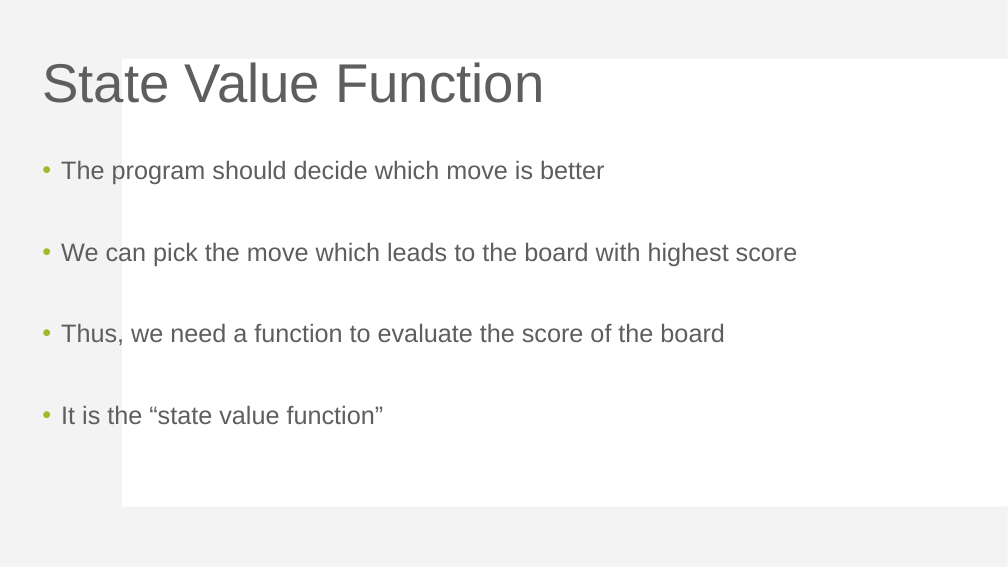
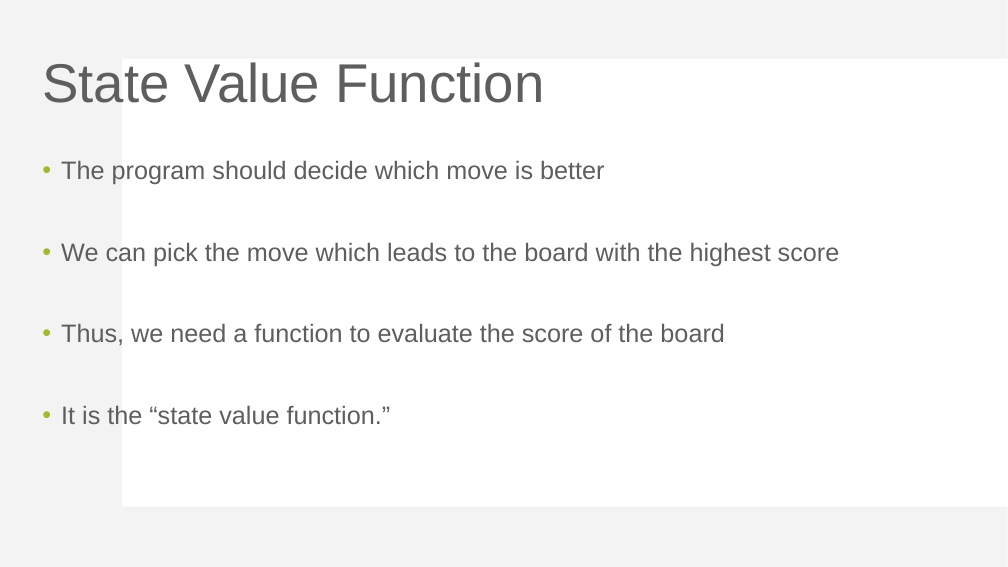
Before and after one commit to yeudah/I2P3-mingxiaa, a slide deck: slide 15 of document/Mini-Project-3-introduction.pptx. Drawn at 1008x567 pixels with LibreOffice and Linux fonts; fonts in the diff are those of the drawing. Boxes give left, top, right and bottom in pixels: in the first picture for what was removed or moved away, otherwise in the second. Text is boxed around its words. In the diff, an @@ line names an element or a change of style, - is before the commit and + after.

```diff
--- a/document/Mini-Project-3-introduction.pptx
+++ b/document/Mini-Project-3-introduction.pptx
@@ text at box(61, 242, 840, 266): text changed @@
-• We can pick the move which leads to the board with highest score
+• We can pick the move which leads to the board with the highest score
@@ text at box(61, 405, 391, 424): text changed @@
-• It is the “state value function”
+• It is the “state value function.”
```
Also in this commit, not shown: 22 other slides changed.
